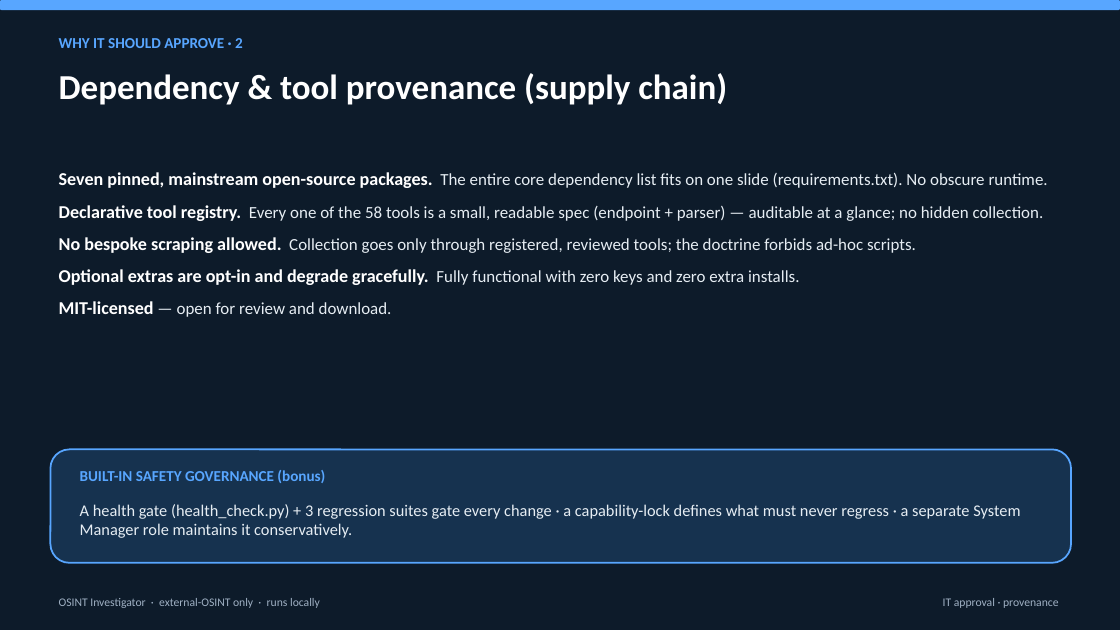
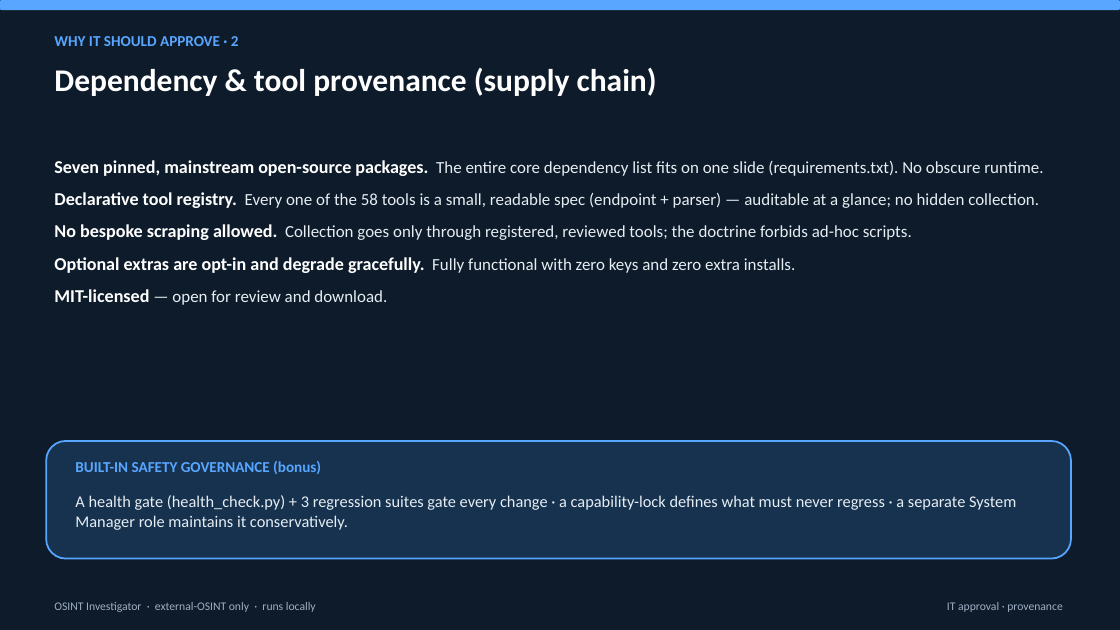
Before and after one commit to cis379/osint-investigator-v3, a slide deck: slide 11 of deck/osint-brief.pptx (slide 9 before the commit). Drawn at 1120x630 pixels with LibreOffice and Linux fonts; fonts in the diff are those of the drawing. Boxes give left, top, right and bottom in pixels: in the first picture for what was removed or moved away, otherwise in the second. Text is boxed around its words. In the diff, an @@ line names an element or a change of style, - is before the commit and + after.

```diff
--- a/deck/osint-brief.pptx
+++ b/deck/osint-brief.pptx
@@ text "WHY IT SHOULD APPROVE · ...": place and size @@
-text "WHY IT SHOULD APPROVE · ..." at [59,38,243,48]
+text "WHY IT SHOULD APPROVE · ..." at [54,36,239,46]
@@ text "Dependency & tool provenance (supply ..." at [54,68,657,96]: size 30 to 27 pt @@
@@ text "Seven pinned, mainstream open-source packages. ...": place and size @@
-text "Seven pinned, mainstream open-source packages. ..." at [59,172,1048,317]
+text "Seven pinned, mainstream open-source packages. ..." at [54,160,1043,305]
@@ rounded rectangle: place and size @@
-rounded rectangle at [50,450,1071,563]
+rounded rectangle at [46,441,1071,559]
@@ text "BUILT-IN SAFETY GOVERNANCE (bonus)": place and size @@
-text "BUILT-IN SAFETY GOVERNANCE (bonus)" at [80,470,325,483]
+text "BUILT-IN SAFETY GOVERNANCE (bonus)" at [75,461,321,474]
@@ text "A health gate (health_check.py) + ...": place and size @@
-text "A health gate (health_check.py) + ..." at [80,504,1020,538]
+text "A health gate (health_check.py) + ..." at [75,495,1016,530]
@@ text "OSINT Investigator · external-OSINT only ...": place and size @@
-text "OSINT Investigator · external-OSINT only ..." at [59,598,320,608]
+text "OSINT Investigator · external-OSINT only ..." at [54,602,316,612]
@@ text "IT approval · provenance": place and size @@
-text "IT approval · provenance" at [943,598,1058,608]
+text "IT approval · provenance" at [947,602,1062,612]
```
Also in this commit, not shown: 8 other slides changed, 4 slides added, 1 slide removed, 6 other files.
